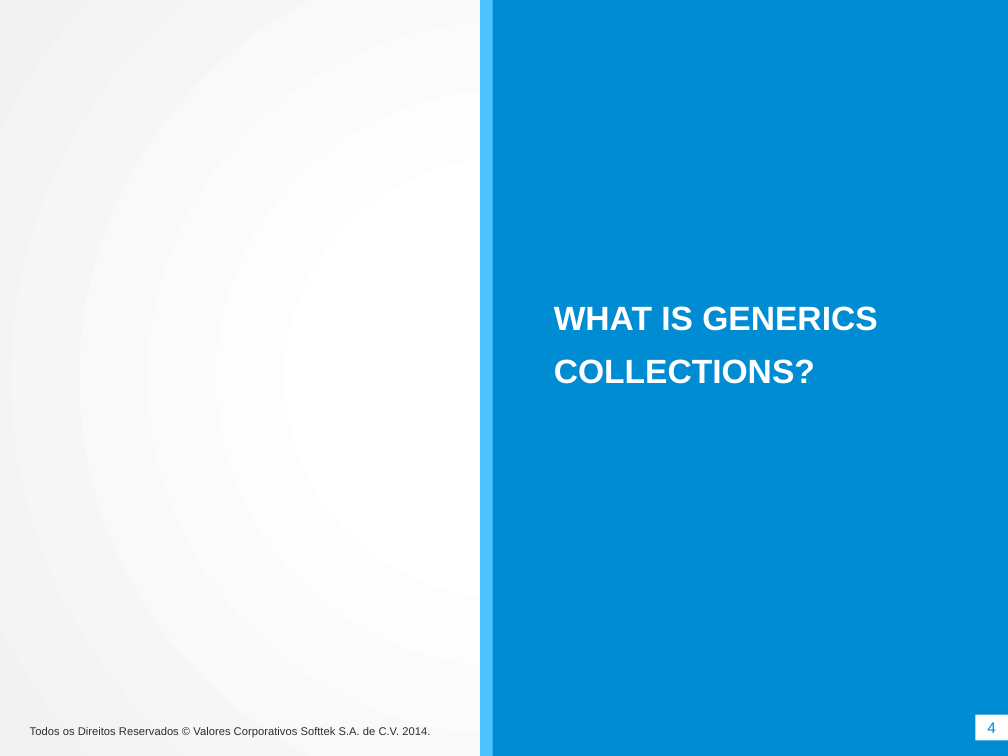
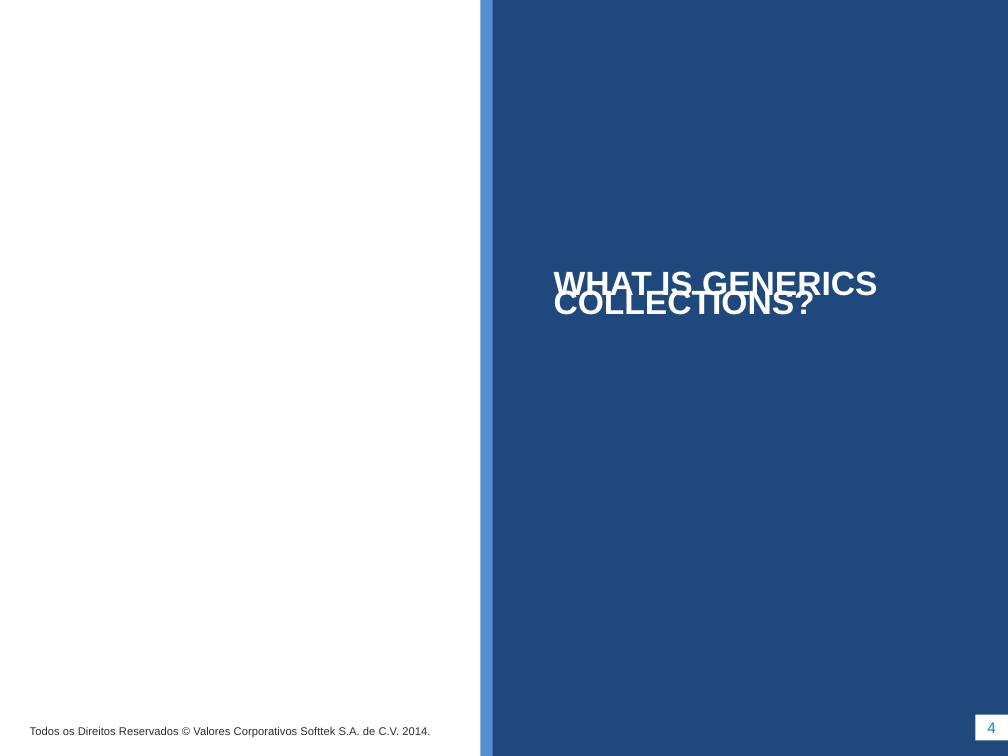
Before and after one commit to softtekAcademy/JavaCourse2016, a slide deck: slide 4 of AdvancedJava-master/collections/doc/Collections.pptx. Drawn at 1008x756 pixels with LibreOffice and Linux fonts; fonts in the diff are those of the drawing; background and template pictures are left out. Boxes give left, top, right and bottom in pixels: in the first picture for what was removed or moved away, otherwise in the second. Text is boxed around its words. In the diff, an @@ line names an element or a change of style, - is before the commit and + after.

```diff
--- a/AdvancedJava-master/collections/doc/Collections.pptx
+++ b/AdvancedJava-master/collections/doc/Collections.pptx
@@ background gradient #FFFFFF to #F2F2F2 to #FFFFFF @@
@@ rectangle at bbox=[481, 0, 493, 756]: fill #4BC3FF to #558ED5 @@
@@ rectangle at bbox=[487, 0, 1008, 756]: fill #008CD2 to #1F497D @@
@@ text "WHAT IS GENERICS COLLECTIONS?" at bbox=[554, 271, 877, 315]: line spacing 38pt to 13.4pt @@
```
Also in this commit, not shown: 23 other slides changed, 1 slide added, 1 slide removed, 8 other files.
